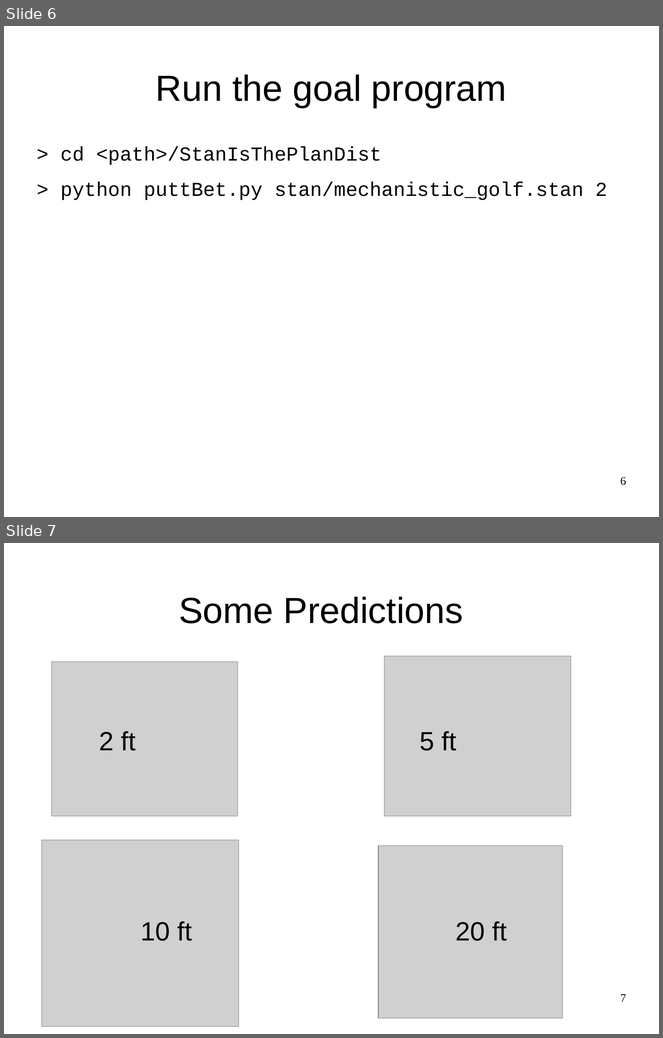
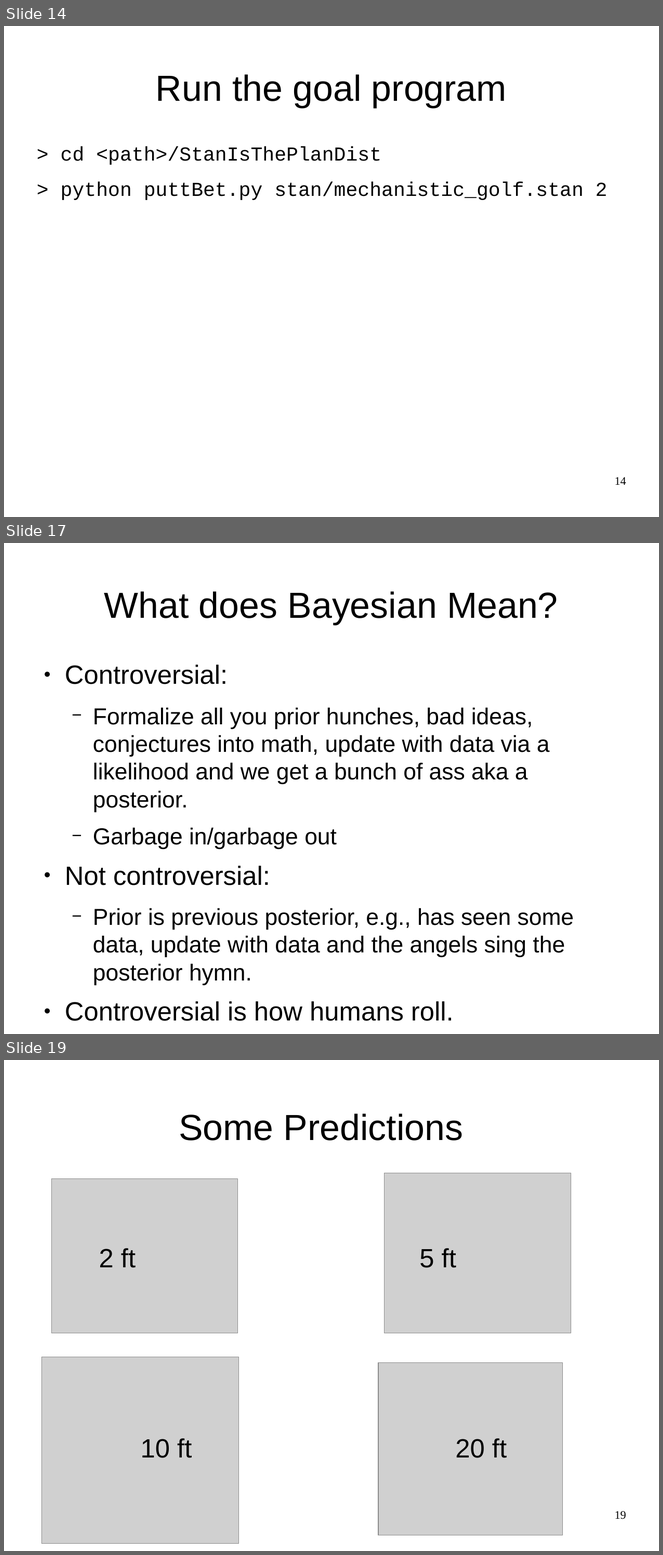
Before and after one commit to breckbaldwin/StanIsThePlan, a slide deck: talks/burlingtonMeetup2019/BurlingtonMeetup.odp. Shown one above the other, each under a label of ours: slides 6 and 7 before the commit, slides 14, 17 and 19 after it; the slides between them are not shown. The pictures are 663x1038 and 663x1555 pixels, drawn with LibreOffice and Linux fonts; fonts in the diff are those of the drawing; grey boxes stand for pictures. Boxes give left, top, right and bottom in pixels: in the first picture for what was removed or moved away, otherwise in the second. Text is boxed around its words. In the diff, an @@ line names an element or a change of style, - is before the commit and + after.

```diff
--- a/talks/burlingtonMeetup2019/BurlingtonMeetup.odp
+++ b/talks/burlingtonMeetup2019/BurlingtonMeetup.odp
@@ slide 17 added at box(4, 543, 659, 1034), background #FFFFFF @@
@@ title added at box(104, 591, 558, 625), 44 pt, text #000000 @@
+What does Bayesian Mean?
@@ text added at box(65, 665, 574, 986), 28 pt, text #000000 @@
+● Controversial:
+  − Formalize all you prior hunches, bad ideas, conjectures into math, update with data via a likelihood and we get a bunch of ass aka a posterior.
+  − Garbage in/garbage out
+● Not controversial:
+  − Prior is previous posterior, e.g., has seen some data, update with data and the angels sing the posterior hymn.
+● Controversial is how humans roll.
@@ what was slide 6 is now slide 14 @@
@@ page number at box(615, 477, 626, 485): text changed @@
-6
+14
@@ what was slide 7 is now slide 19 @@
@@ page number at box(615, 1511, 626, 1520): text changed @@
-7
+19
```
Also in this commit, not shown: 5 slides changed, 14 other slides added, 2 slides removed.
